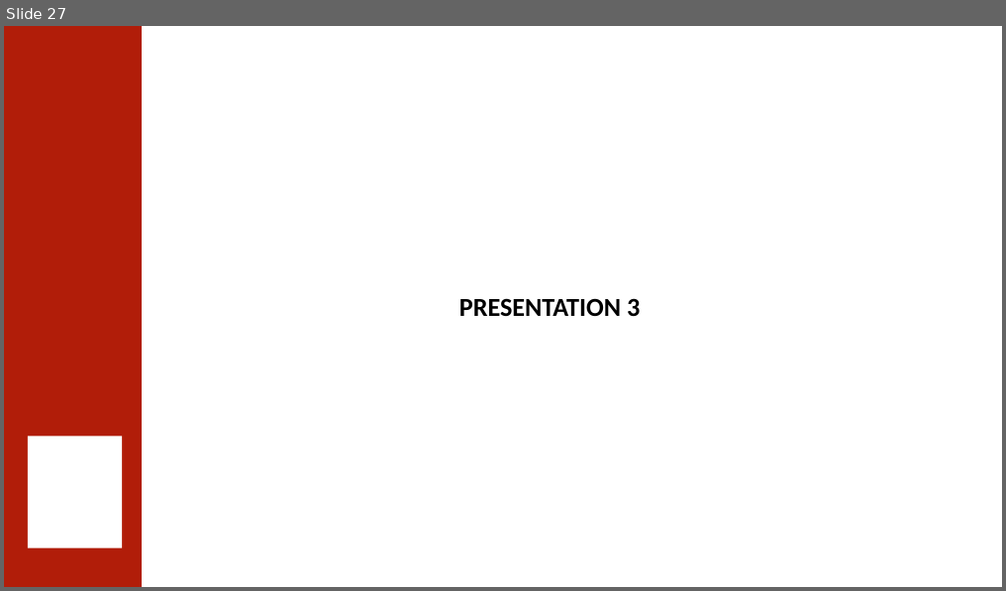
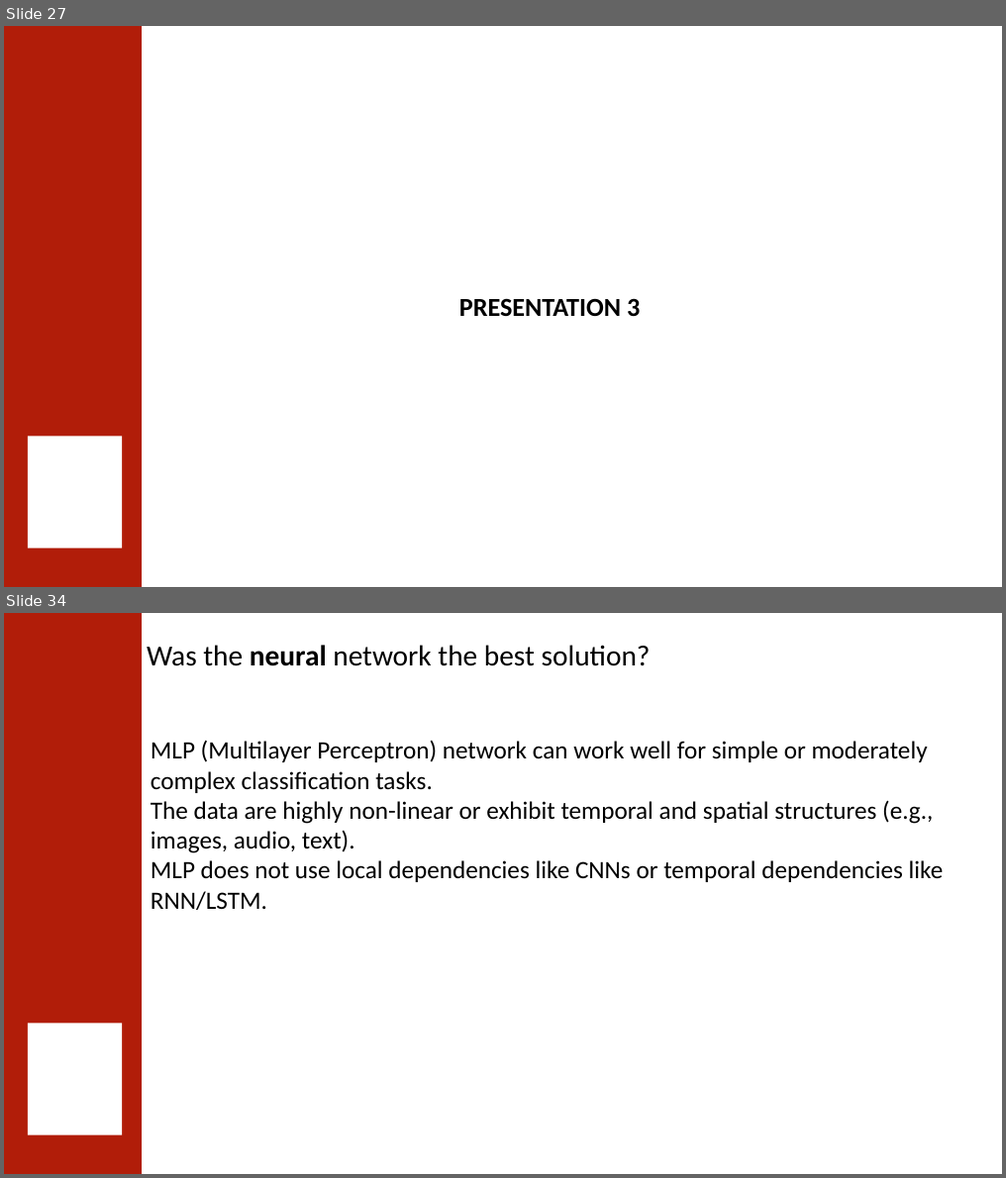
Before and after one commit to 0ZGAnetwork/WineQualityProject, a slide deck: PC-LAP/Wine quality classification using Artificial Neural Network.pptx. Shown one above the other, each under a label of ours: slide 27 before the commit, slides 27 and 34 after it; the slides between them are not shown. The pictures are 1006x591 and 1006x1178 pixels, drawn with LibreOffice and Linux fonts; fonts in the diff are those of the drawing; background and template pictures are left out. Boxes give left, top, right and bottom in pixels: in the first picture for what was removed or moved away, otherwise in the second. Text is boxed around its words. In the diff, an @@ line names an element or a change of style, - is before the commit and + after.

```diff
--- a/PC-LAP/Wine quality classification using Artificial Neural Network.pptx
+++ b/PC-LAP/Wine quality classification using Artificial Neural Network.pptx
@@ slide 34 added at [4, 613, 1002, 1174], background #FFFFFF; not listed: 2 template elements that a slide beside it also shows @@
@@ text added at [147, 645, 650, 666], 28 pt, text #000000 @@
+Was the neural network the best solution?
@@ text added at [151, 740, 944, 910], 24 pt, text #000000 @@
+MLP (Multilayer Perceptron) network can work well for simple or moderately complex classification tasks.
+The data are highly non-linear or exhibit temporal and spatial structures (e.g., images, audio, text).
+MLP does not use local dependencies like CNNs or temporal dependencies like RNN/LSTM.
```
Also in this commit, not shown: 8 other slides added, 16 other files.
